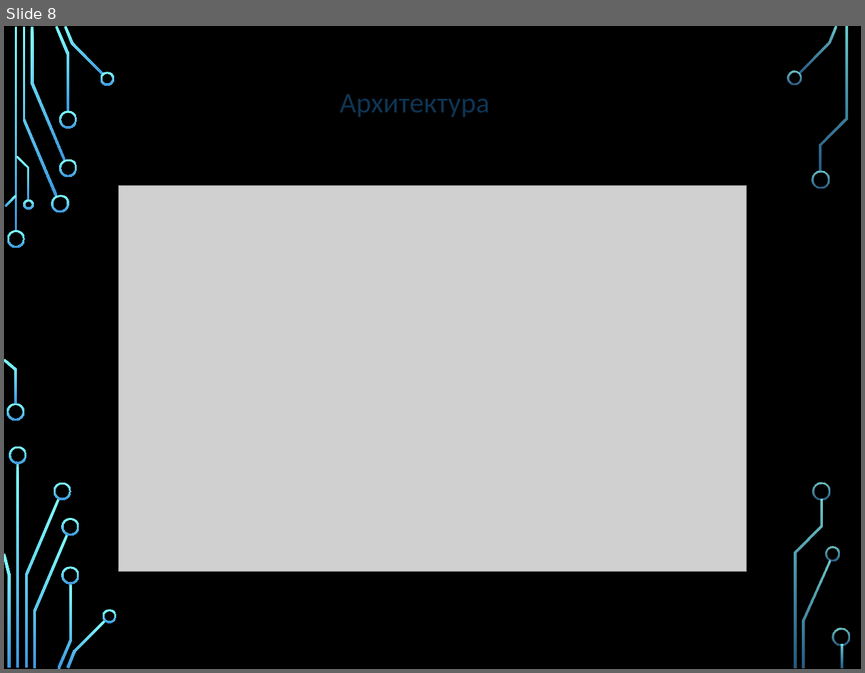
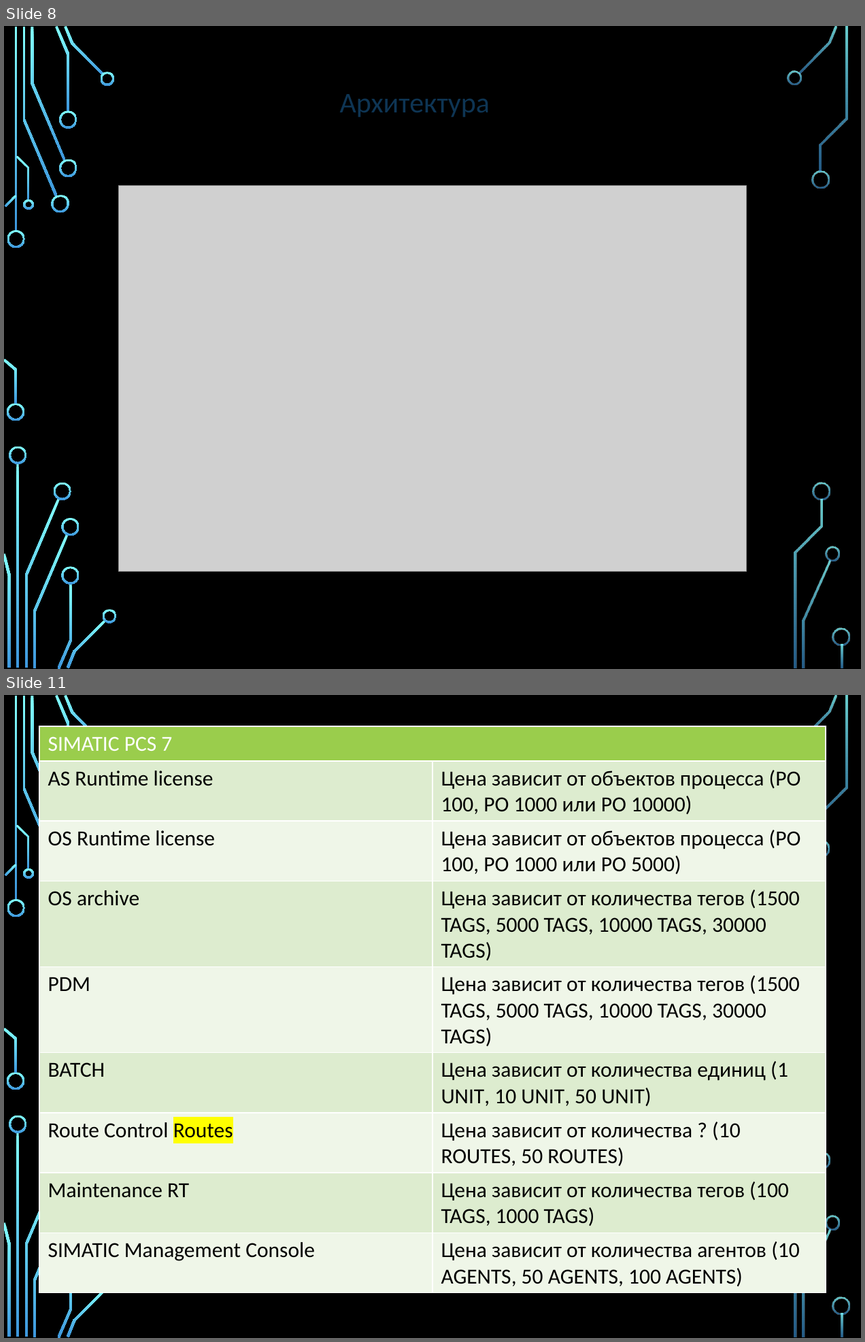
Before and after one commit to tyunegov/Presentation_ASUTP, a slide deck: итоговая.pptx. Shown one above the other, each under a label of ours: slide 8 before the commit, slides 8 and 11 after it; the slides between them are not shown. The pictures are 865x673 and 865x1342 pixels, drawn with LibreOffice and Linux fonts; fonts in the diff are those of the drawing; grey boxes stand for pictures; background and template pictures are left out. Boxes give left, top, right and bottom in pixels: in the first picture for what was removed or moved away, otherwise in the second. Text is boxed around its words. In the diff, an @@ line names an element or a change of style, - is before the commit and + after.

```diff
--- a/итоговая.pptx
+++ b/итоговая.pptx
@@ slide 11 added at (4,695,861,1338), background picture (left out); not listed: 36 template elements that a slide beside it also shows @@
@@ table added at (39,726,825,1292), 9 rows, 2 columns @@
+SIMATIC PCS 7 | 
+AS Runtime license | Цена зависит от объектов процесса (PO 100, PO 1000 или PO 10000)
+OS Runtime license | Цена зависит от объектов процесса (PO 100, PO 1000 или PO 5000)
+OS archive | Цена зависит от количества тегов (1500 TAGS, 5000 TAGS, 10000 TAGS, 30000 TAGS)
+PDM | Цена зависит от количества тегов (1500 TAGS, 5000 TAGS, 10000 TAGS, 30000 TAGS)
+BATCH | Цена зависит от количества единиц (1 UNIT, 10 UNIT, 50 UNIT)
+Route Control Routes | Цена зависит от количества ? (10 ROUTES, 50 ROUTES)
+Maintenance RT | Цена зависит от количества тегов (100 TAGS, 1000 TAGS)
+SIMATIC Management Console | Цена зависит от количества агентов (10 AGENTS, 50 AGENTS, 100 AGENTS)
```
Also in this commit, not shown: 2 other slides added.
